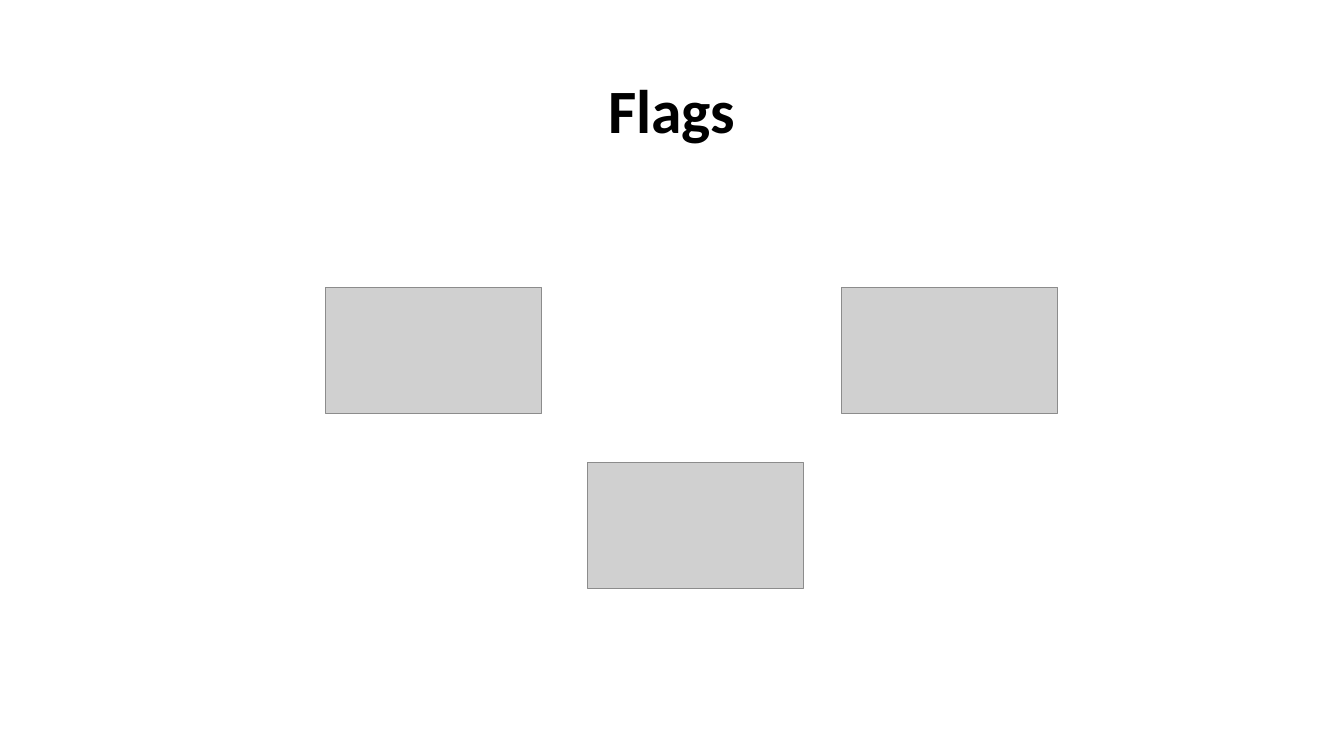
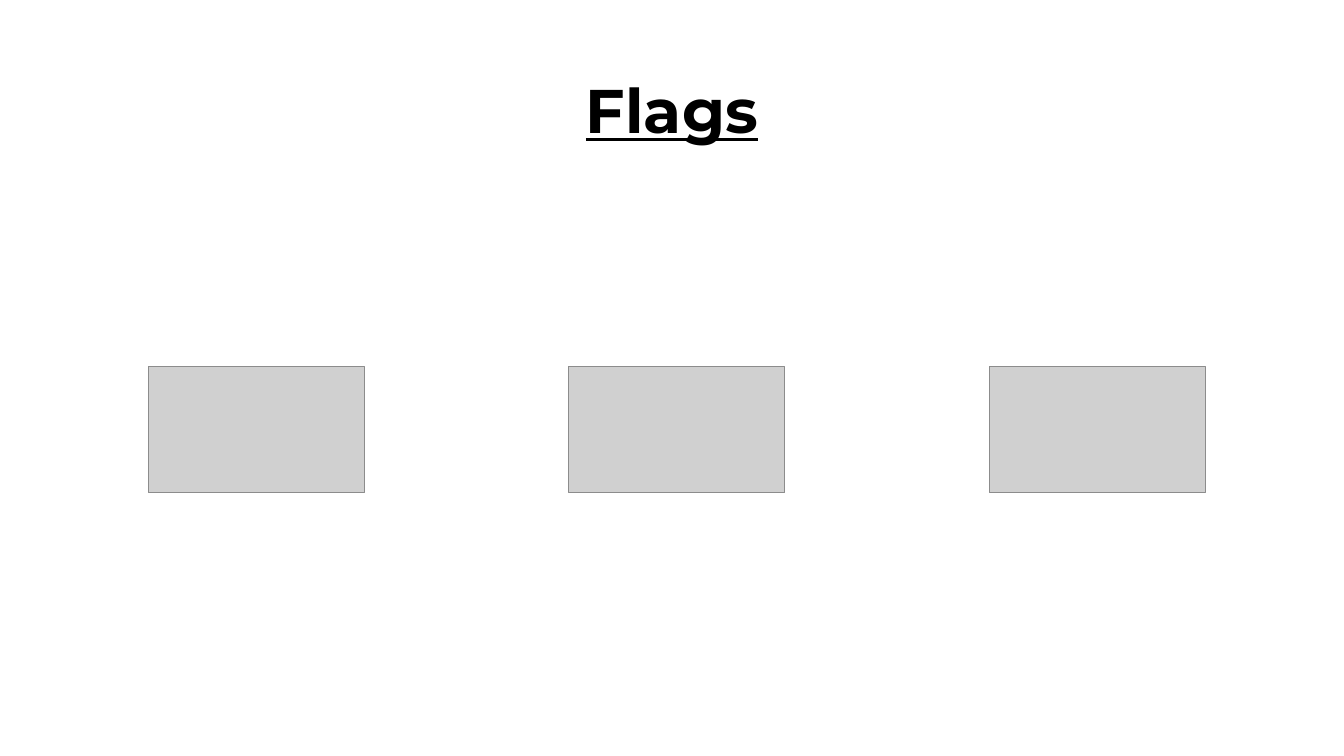
Before and after one commit to dan4am/urubugu, a slide deck: slide 5 of assets/buttons.pptx. Drawn at 1344x756 pixels with LibreOffice and Linux fonts; fonts in the diff are those of the drawing; grey boxes stand for pictures. Boxes give left, top, right and bottom in pixels: in the first picture for what was removed or moved away, otherwise in the second. Text is boxed around its words. In the diff, an @@ line names an element or a change of style, - is before the commit and + after.

```diff
--- a/assets/buttons.pptx
+++ b/assets/buttons.pptx
@@ title "Flags" at (586,87,758,146): font Calibri to Montserrat, underline on @@
@@ picture: place and size @@
-picture at (326,287,541,413)
+picture at (148,367,364,493)
@@ picture: place and size @@
-picture at (588,463,804,589)
+picture at (569,367,784,493)
@@ picture: place and size @@
-picture at (842,287,1058,413)
+picture at (989,367,1205,493)
```
Also in this commit, not shown: 4 other slides changed, 2 slides added, 2 slides removed, 28 other files.
